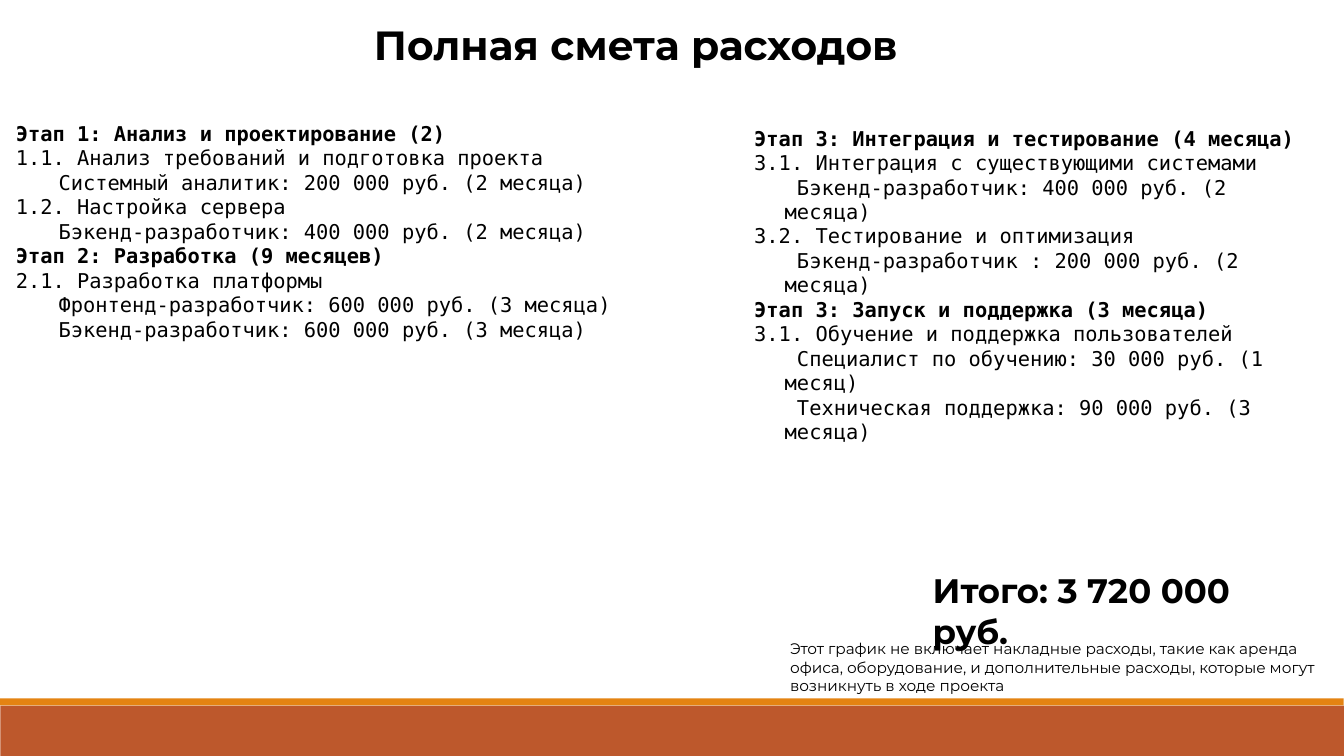
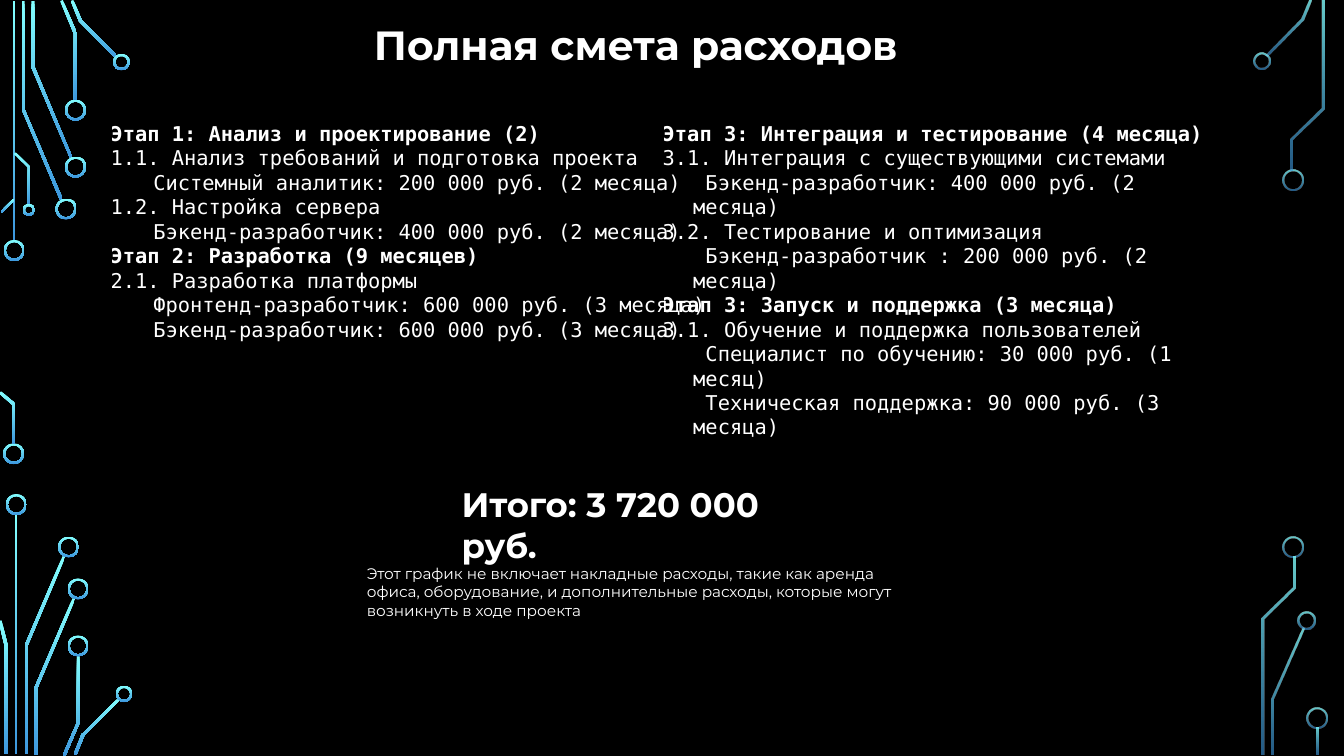
Before and after one commit to Raccoonn78/MagiCtr, a slide deck: slide 9 of Профессиональное ориентирование/создание системы для olap кубов.pptx. Drawn at 1344x756 pixels with LibreOffice and Linux fonts; fonts in the diff are those of the drawing; background and template pictures are left out. Boxes give left, top, right and bottom in pixels: in the first picture for what was removed or moved away, otherwise in the second. Text is boxed around its words. In the diff, an @@ line names an element or a change of style, - is before the commit and + after.

```diff
--- a/Профессиональное ориентирование/создание системы для olap кубов.pptx
+++ b/Профессиональное ориентирование/создание системы для olap кубов.pptx
@@ background #FFFFFF to picture (left out) @@
@@ text "Этап 1: Анализ и проектирование ...": place and size @@
-text "Этап 1: Анализ и проектирование ..." at (16, 125, 611, 342)
+text "Этап 1: Анализ и проектирование ..." at (111, 125, 705, 342)
@@ text "Этап 3: Интеграция и тестирование ...": place and size @@
-text "Этап 3: Интеграция и тестирование ..." at (754, 130, 1294, 442)
+text "Этап 3: Интеграция и тестирование ..." at (595, 125, 1203, 437)
@@ text "Итого: 3 720 000 руб.": place and size @@
-text "Итого: 3 720 000 руб." at (933, 579, 1230, 652)
+text "Итого: 3 720 000 руб." at (462, 493, 759, 565)
@@ text colour #000000 to #FFFFFF in 5 elements at (374, 31, 897, 68), (111, 125, 705, 342), (595, 125, 1203, 437), (462, 493, 759, 565), (367, 567, 892, 619) @@
@@ text "Этот график не включает накладные ...": place and size @@
-text "Этот график не включает накладные ..." at (790, 640, 1315, 694)
+text "Этот график не включает накладные ..." at (367, 567, 892, 619)
@@ rectangle removed at (0, 698, 1343, 705) @@
@@ rectangle removed at (1, 705, 1344, 755) @@
@@ group added at (0, 0, 1327, 756): 33 freeform shapes, 3 rectangles @@
```
Also in this commit, not shown: 9 other slides changed, 1 other file.
